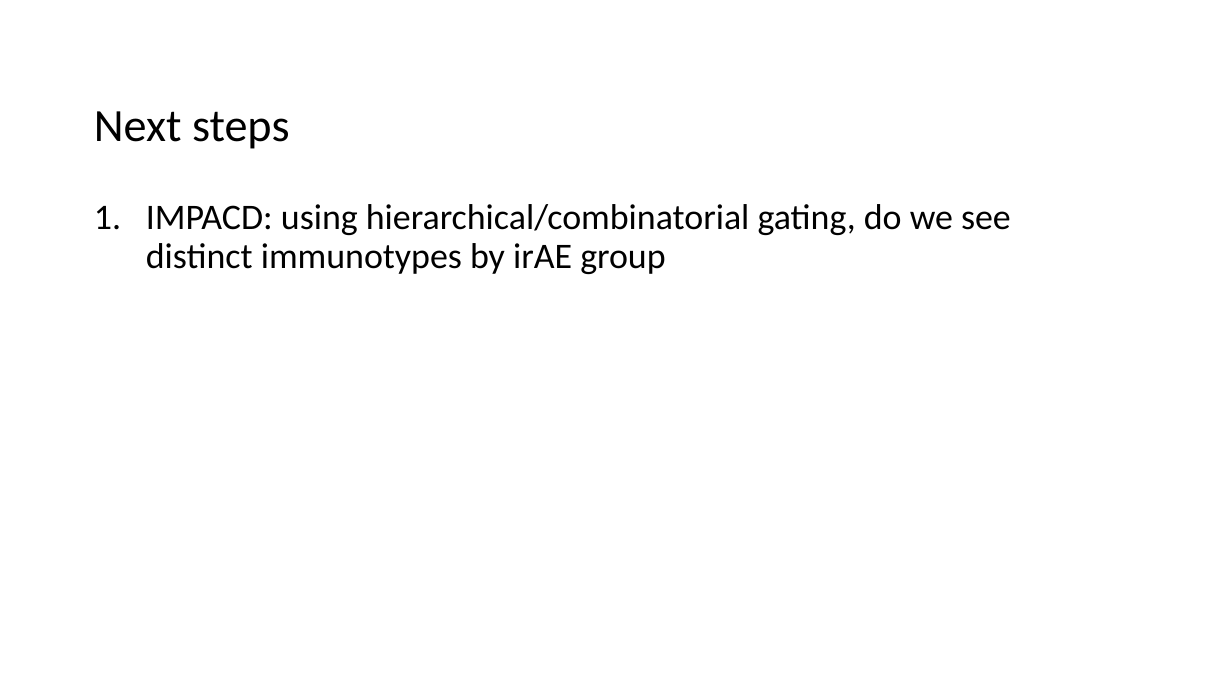
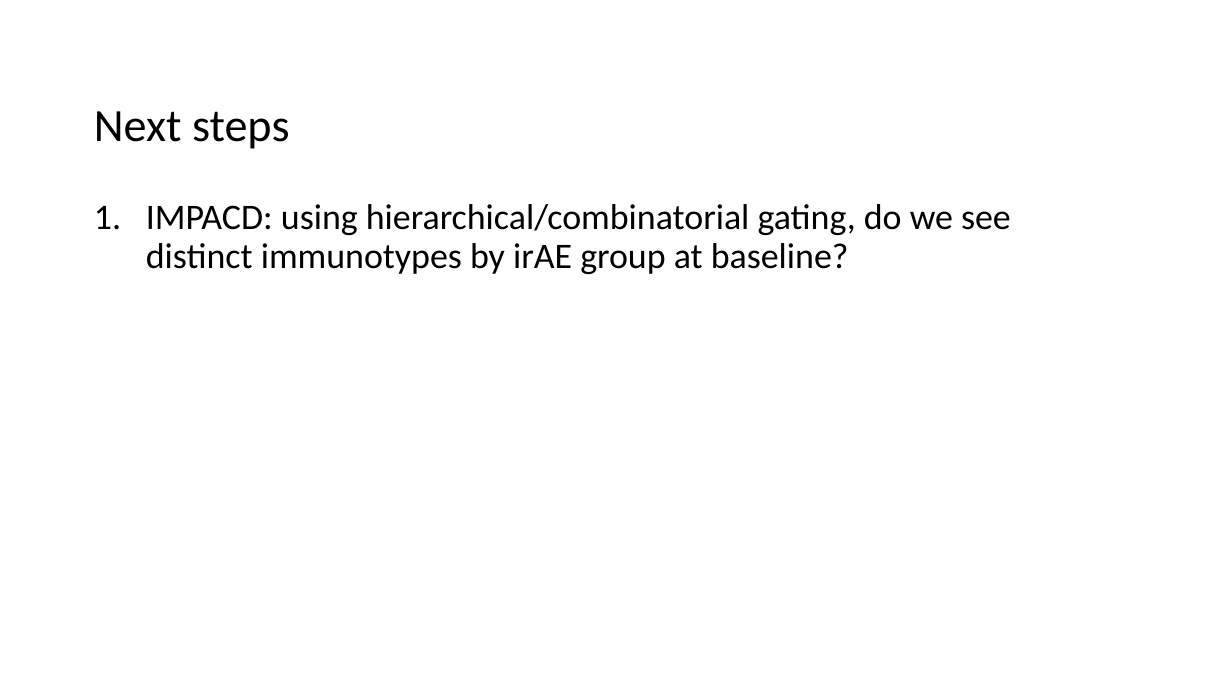
Before and after one commit to tybottorff/bottorffdocs, a slide deck: slide 9 of presentations/NCI_talks/2024_10_23.pptx (slide 10 before the commit). Drawn at 1232x693 pixels with LibreOffice and Linux fonts; fonts in the diff are those of the drawing. Boxes give left, top, right and bottom in pixels: in the first picture for what was removed or moved away, otherwise in the second. Text is boxed around its words. In the diff, an @@ line names an element or a change of style, - is before the commit and + after.

```diff
--- a/presentations/NCI_talks/2024_10_23.pptx
+++ b/presentations/NCI_talks/2024_10_23.pptx
@@ text at box(146, 204, 1011, 274): text changed @@
-1. IMPACD: using hierarchical/combinatorial gating, do we see distinct immunotypes by irAE group
+1. IMPACD: using hierarchical/combinatorial gating, do we see distinct immunotypes by irAE group at baseline?
```
Also in this commit, not shown: 5 other slides changed, 2 slides added, 4 slides removed.
